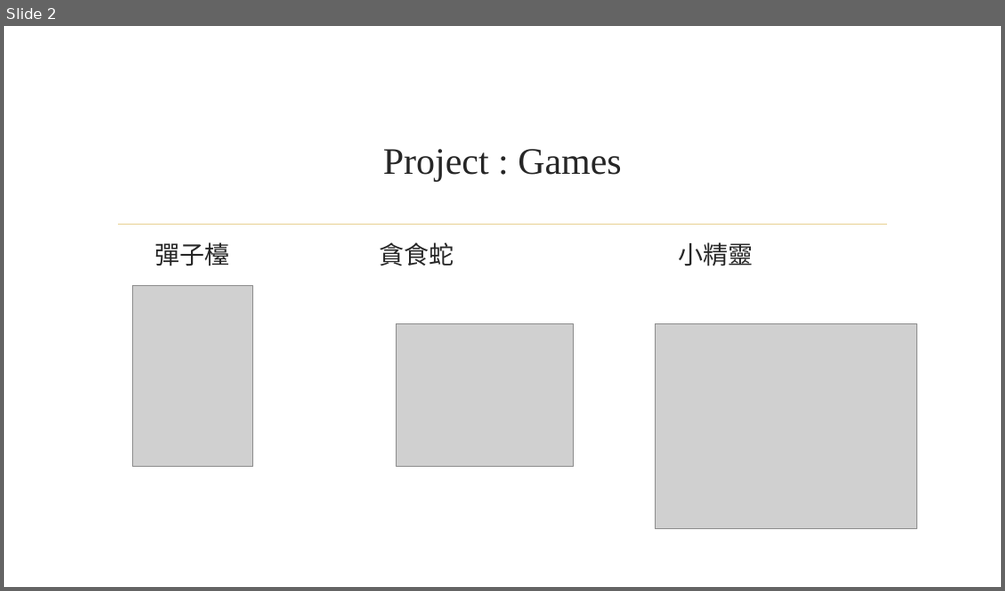
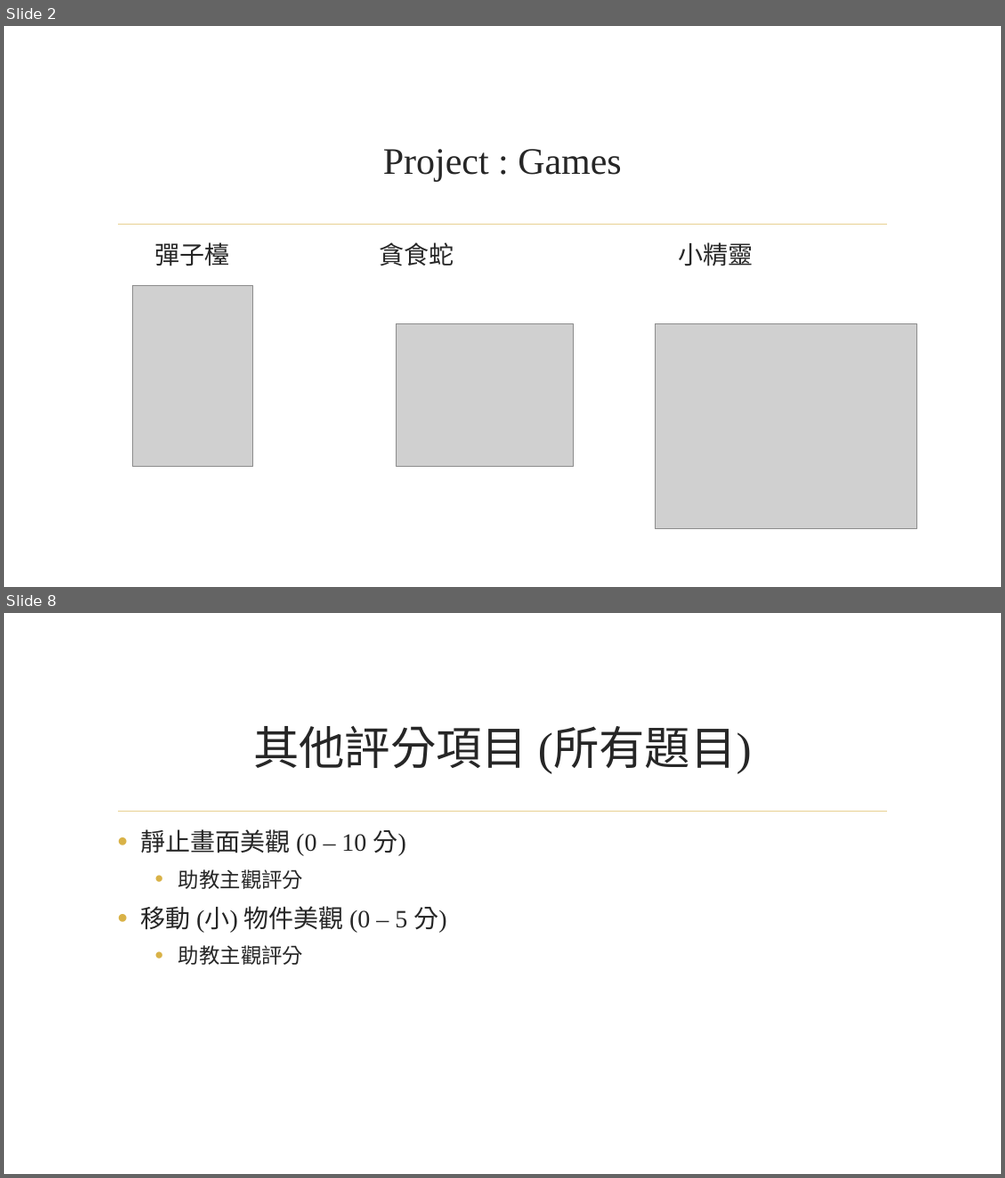
Before and after one commit to CGUSystemCourses/Micro_Lab-2017, a slide deck: Labs/Final/Final-Project.pptx. Shown one above the other, each under a label of ours: slide 2 before the commit, slides 2 and 8 after it; the slides between them are not shown. The pictures are 1005x591 and 1005x1178 pixels, drawn with LibreOffice and Linux fonts; fonts in the diff are those of the drawing; grey boxes stand for pictures; background and template pictures are left out. Boxes give left, top, right and bottom in pixels: in the first picture for what was removed or moved away, otherwise in the second. Text is boxed around its words. In the diff, an @@ line names an element or a change of style, - is before the commit and + after.

```diff
--- a/Labs/Final/Final-Project.pptx
+++ b/Labs/Final/Final-Project.pptx
@@ slide 8 added at box(4, 613, 1001, 1174), background picture (left out); not listed: 1 template element that a slide beside it also shows @@
@@ title added at box(253, 726, 752, 774), 44 pt, text #262626 @@
+其他評分項目 (所有題目)
@@ text added at box(141, 829, 446, 965), 24 pt, text #262626 @@
+• 靜止畫面美觀 (0 – 10 分)
+  • 助教主觀評分
+• 移動 (小) 物件美觀 (0 – 5 分)
+  • 助教主觀評分
```
Also in this commit, not shown: 3 slides changed, 2 other slides added.
